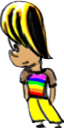
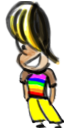
Two versions of the same layered image (64 x 128). Layer-by-layer changes:
added layer "Happy" above "Head" over [4, 1, 61, 75]
hid "Head" over [0, 0, 55, 69]
